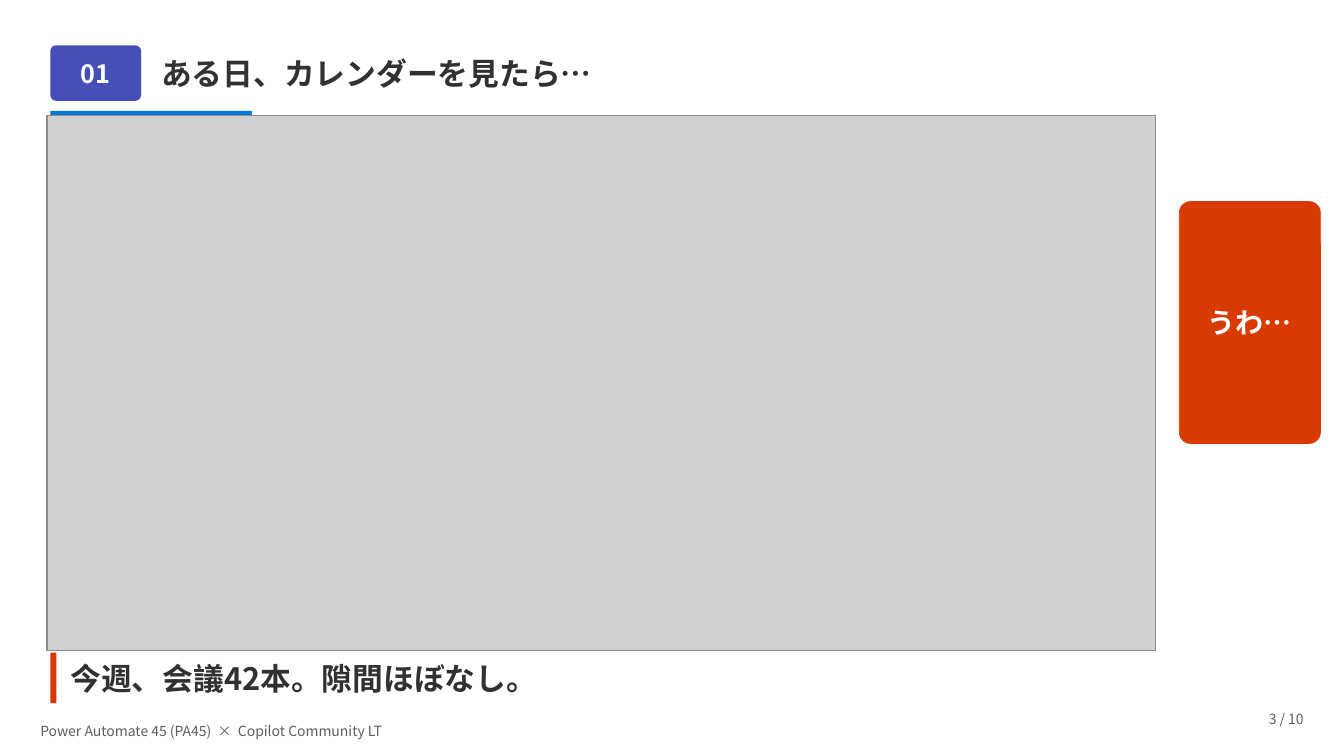
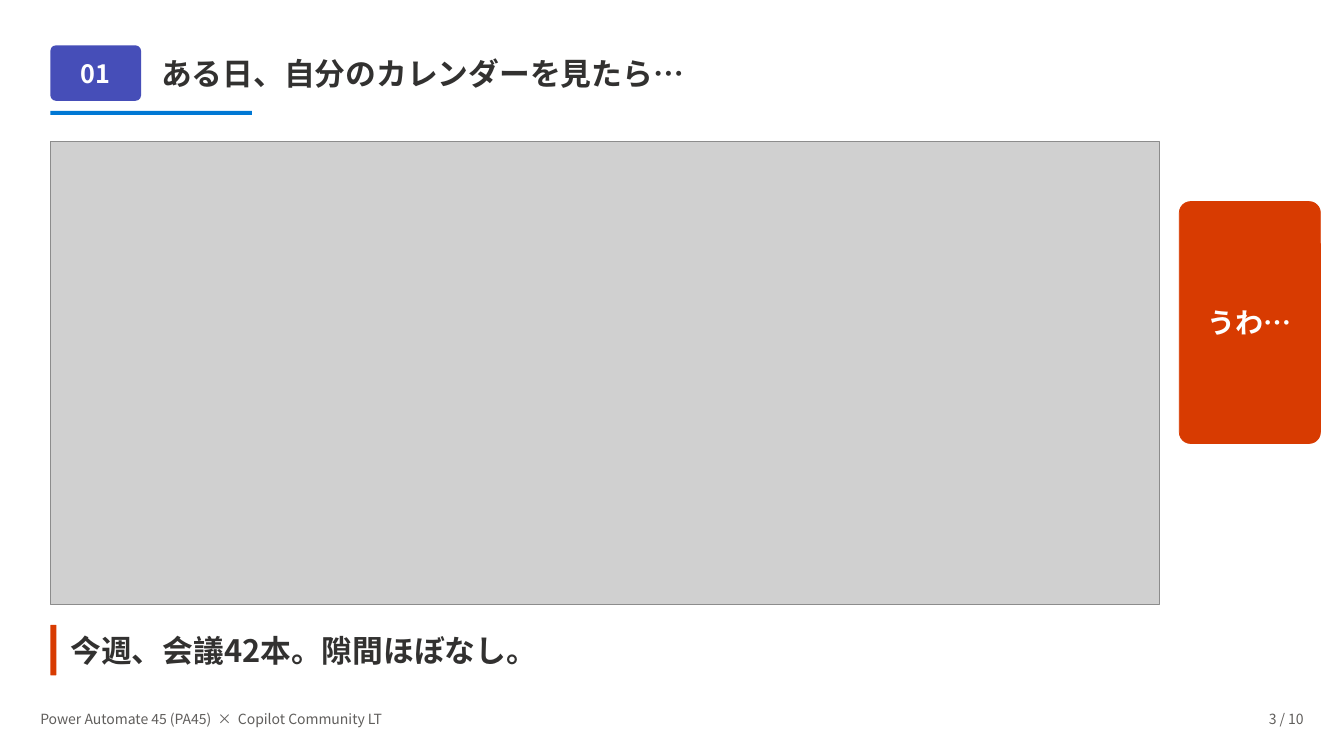
Before and after one commit to Haru-PowerPlatform/pa45, a slide deck: slide 3 of assets/pa45/LT001_Copilot_MeetingCostBot_20260428.pptx. Drawn at 1344x756 pixels with LibreOffice and Linux fonts; fonts in the diff are those of the drawing; grey boxes stand for pictures. Boxes give left, top, right and bottom in pixels: in the first picture for what was removed or moved away, otherwise in the second. Text is boxed around its words. In the diff, an @@ line names an element or a change of style, - is before the commit and + after.

```diff
--- a/assets/pa45/LT001_Copilot_MeetingCostBot_20260428.pptx
+++ b/assets/pa45/LT001_Copilot_MeetingCostBot_20260428.pptx
@@ text at (161,58,684,88): text changed @@
-ある日、カレンダーを見たら…
+ある日、自分のカレンダーを見たら…
@@ picture: place and size @@
-picture at (47,116,1156,650)
+picture at (50,141,1159,605)
@@ rounded rectangle: place and size @@
-rounded rectangle at (50,652,56,703)
+rounded rectangle at (50,625,56,676)
@@ text "今週、会議42本。隙間ほぼなし。": place and size @@
-text "今週、会議42本。隙間ほぼなし。" at (71,663,538,693)
+text "今週、会議42本。隙間ほぼなし。" at (71,635,538,665)
@@ text "Power Automate 45 (PA45) × ...": place and size @@
-text "Power Automate 45 (PA45) × ..." at (40,724,382,739)
+text "Power Automate 45 (PA45) × ..." at (40,712,382,727)
```
Also in this commit, not shown: 5 other slides changed, 2 slides added.
